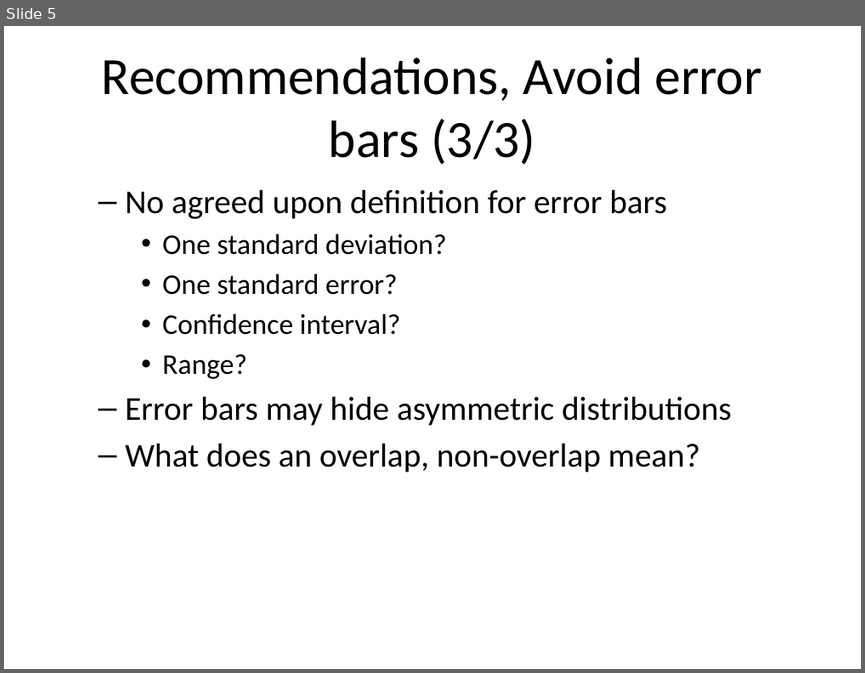
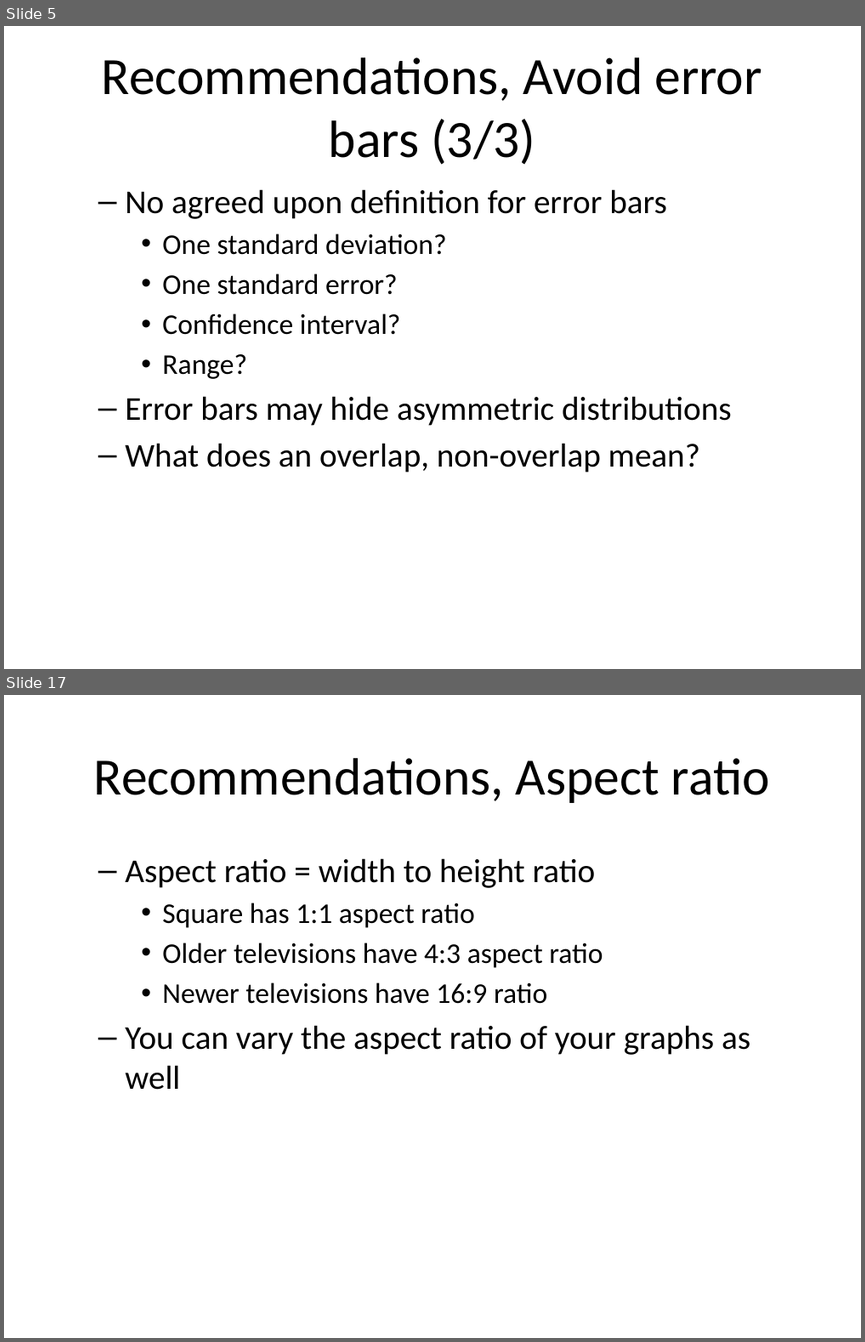
Before and after one commit to pmean/data-visualization, a slide deck: data-viz-03/component/recommendations-linegraphs.pptx. Shown one above the other, each under a label of ours: slide 5 before the commit, slides 5 and 17 after it; the slides between them are not shown. The pictures are 865x673 and 865x1342 pixels, drawn with LibreOffice and Linux fonts; fonts in the diff are those of the drawing. Boxes give left, top, right and bottom in pixels: in the first picture for what was removed or moved away, otherwise in the second. Text is boxed around its words. In the diff, an @@ line names an element or a change of style, - is before the commit and + after.

```diff
--- a/data-viz-03/component/recommendations-linegraphs.pptx
+++ b/data-viz-03/component/recommendations-linegraphs.pptx
@@ slide 17 added at <box>4,695,861,1338</box>, background #FFFFFF @@
@@ title added at <box>94,758,770,803</box>, 44 pt, text #000000 @@
+Recommendations, Aspect ratio
@@ text added at <box>125,858,750,1089</box>, 24 pt, text #000000 @@
+  – Aspect ratio = width to height ratio
+    • Square has 1:1 aspect ratio
+    • Older televisions have 4:3 aspect ratio
+    • Newer televisions have 16:9 ratio
+  – You can vary the aspect ratio of your graphs as well
```
Also in this commit, not shown: 1 slide changed, 13 other slides added, 1 slide removed, 34 other files.
